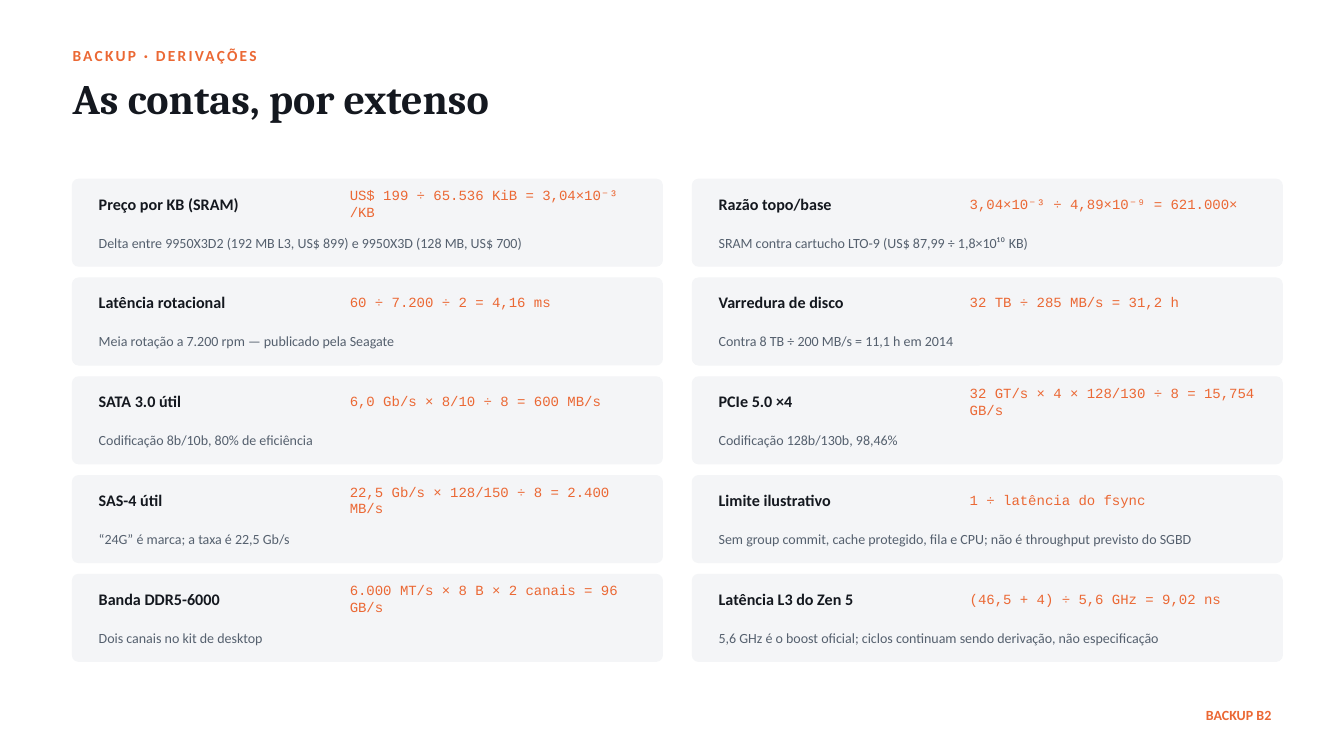
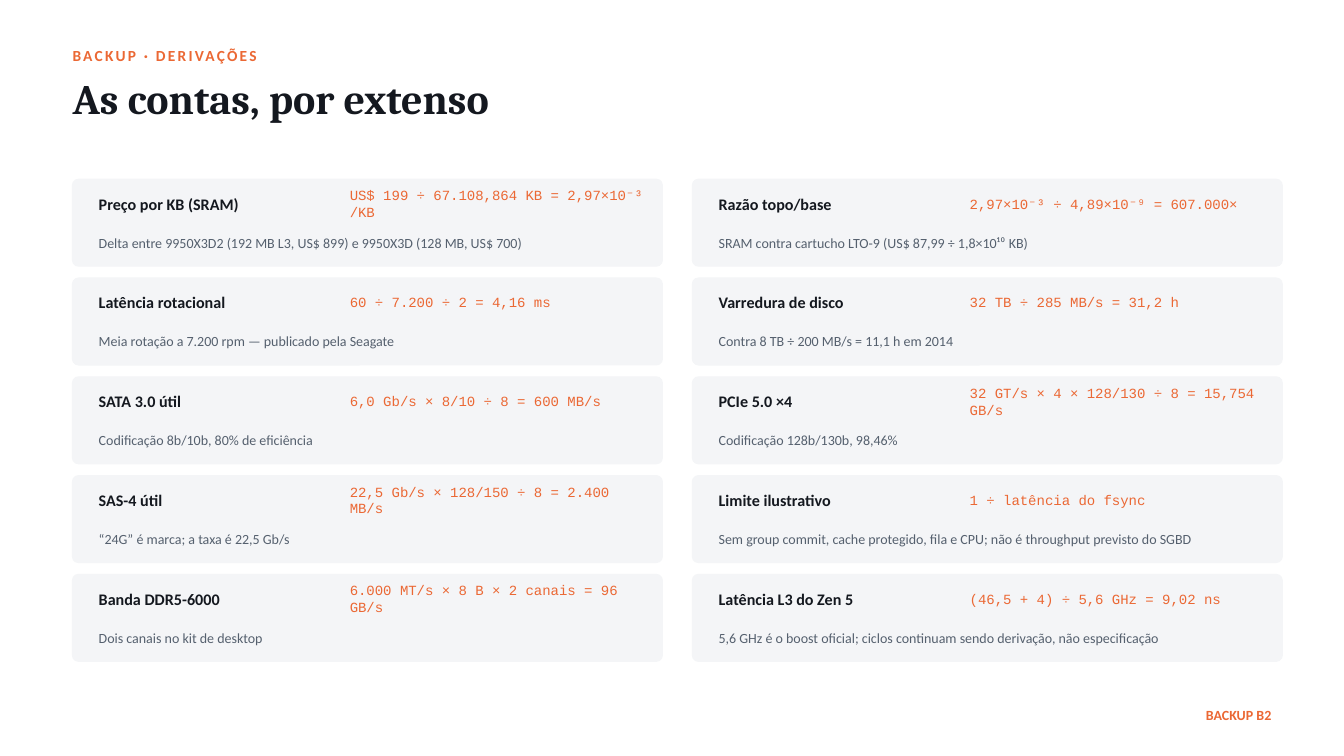
Before and after one commit to guilherme-hu/Trabalho-CBD, a slide deck: slide 25 of Storage e Interfaces/Slides_Armazenamento_SBD.pptx (slide 28 before the commit). Drawn at 1344x756 pixels with LibreOffice and Linux fonts; fonts in the diff are those of the drawing. Boxes give left, top, right and bottom in pixels: in the first picture for what was removed or moved away, otherwise in the second. Text is boxed around its words. In the diff, an @@ line names an element or a change of style, - is before the commit and + after.

```diff
--- a/Storage e Interfaces/Slides_Armazenamento_SBD.pptx
+++ b/Storage e Interfaces/Slides_Armazenamento_SBD.pptx
@@ text at (350, 190, 642, 217): text changed @@
-US$ 199 ÷ 65.536 KiB = 3,04×10⁻³ /KB
+US$ 199 ÷ 67.108,864 KB = 2,97×10⁻³ /KB
@@ text at (970, 199, 1238, 212): text changed @@
-3,04×10⁻³ ÷ 4,89×10⁻⁹ = 621.000×
+2,97×10⁻³ ÷ 4,89×10⁻⁹ = 607.000×
```
Also in this commit, not shown: 18 other slides changed, 4 slides removed, 19 other files.
